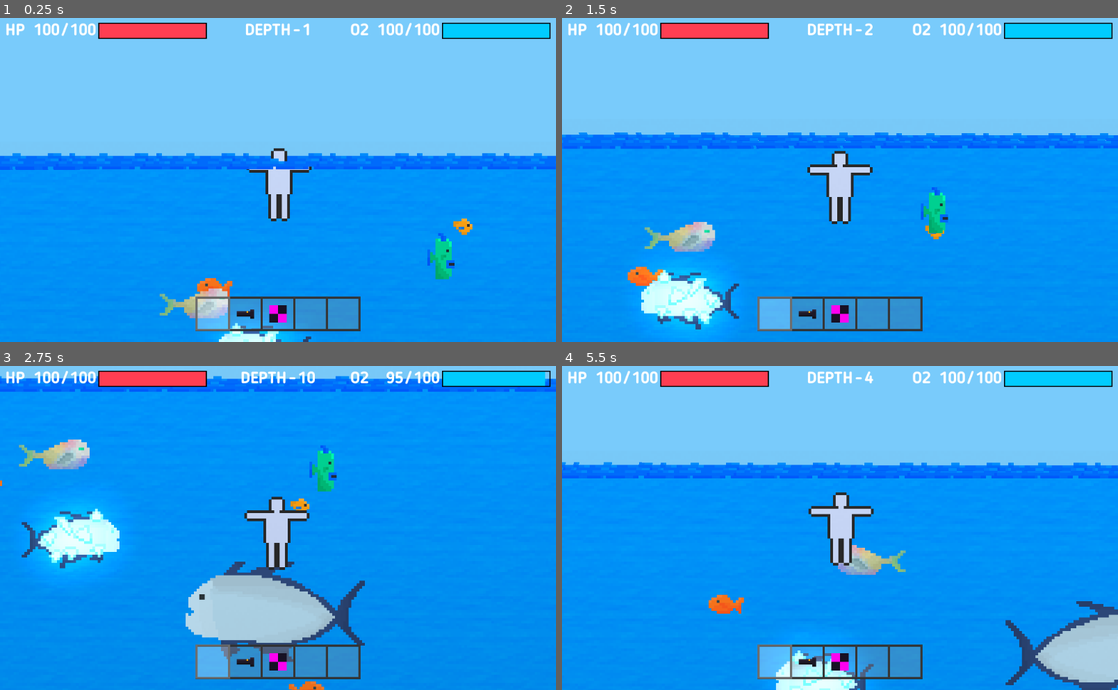
Above: before the commit, frames 1-4 (two rows, left to right).
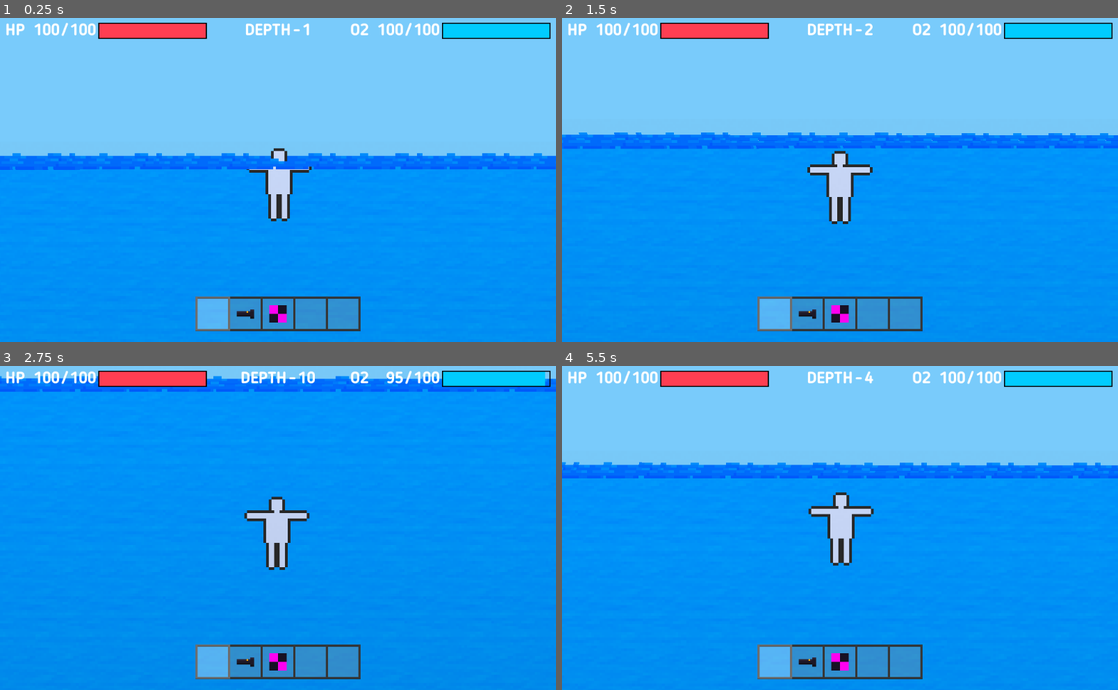
Above: after the commit, the same moments.

Repository: eliaperantoni/fisherman
Game: Godot game, scene res://scenes/main/Main.tscn
Two runs of this game, one before a commit and one after it. Both use one fixed random seed, a clock stepped at 60 frames per second and the inputs below.
Inputs (mouse positions are in pixels of both pictures, inside the frame that each line leads up to):
- Up to frame 1 (0.25 s): no input
- Up to frame 2 (1.5 s): tap Enter at 0.5 s; move the mouse to (962, 163) at 0.52 s; hold Right (ui_right) 0.53-1.28 s; click (962, 163) at 0.6 s; move the mouse to (728, 196) at 1.27 s; hold Down (ui_down) from 1.28 s (still down); tap Shift at 1.35 s
- Up to frame 3 (2.75 s): move the mouse to (333, 456) at 2.02 s; release Down (ui_down) at 2.03 s; hold Right (ui_right) from 2.03 s (still down); tap 1 at 2.1 s
- Up to frame 4 (5.5 s): move the mouse to (812, 592) at 2.77 s; release Right (ui_right) at 2.78 s; hold Up (ui_up) 2.78-3.53 s; tap 5 at 2.85 s; move the mouse to (1006, 576) at 3.52 s; hold Left (ui_left) 3.53-5.03 s; click (1006, 576) at 3.6 s; move the mouse to (673, 479) at 4.27 s; tap Shift at 4.35 s; move the mouse to (867, 528) at 5.02 s; hold Down (ui_down) from 5.03 s (still down); tap 1 at 5.1 s

The runs differ from the first frame. In frame 1, 2.2% of the frame differs, in the area x 28-85%, y 61-100%; in frame 2, 4.1%; in frame 3, 9.7%, in the area x 0-66%, y 22-100%; in frame 4, 5.6%.

Commit message:
Fish spawn density curve

Diff:
--- a/scenes/main/Main.tscn
+++ b/scenes/main/Main.tscn
@@ -76,7 +76,7 @@
 "_edit_lock_": true
 }
 scenes = [ ExtResource( 13 ), ExtResource( 19 ), ExtResource( 16 ), ExtResource( 15 ), ExtResource( 20 ), ExtResource( 18 ), ExtResource( 17 ), ExtResource( 14 ), ExtResource( 21 ) ]
-initial_spawn_amount = 1000
+initial_spawn_amount = 100
 
 [node name="SurfaceBack" type="Sprite" parent="."]
 material = ExtResource( 10 )
--- a/scenes/main/spawner.gd
+++ b/scenes/main/spawner.gd
@@ -4,20 +4,34 @@
 
 export var initial_spawn_amount: int
 
+export var spawn_range_from = 10
+export var spawn_range_to = 2700
+
 func _ready():
 	randomize()
 
-	for i in initial_spawn_amount:
-		_spawn_random_fish(_generate_random_coords())
+	var spawned = 0
+	while spawned < initial_spawn_amount:
+		if try_spawning_random_fish(generate_random_coords()):
+			spawned += 1
 
-func _spawn_random_fish(at: Vector2):
+func try_spawning_random_fish(at: Vector2) -> bool:
 	var scene = scenes[randi() % scenes.size()]
-	var instance: Node2D = scene.instance()
+	var instance = scene.instance()
+
+	if randf() > instance.spawn_curve.interpolate(y_to_0_1_range(at.y)):
+		return false
+
 	instance.position = at
 	instance.add_to_group("fish")
 	add_child(instance)
 
-func _generate_random_coords() -> Vector2:
+	return true
+
+func generate_random_coords() -> Vector2:
 	var x = rand_range(-600, 600)
-	var y = rand_range(10, 2700)
+	var y = rand_range(spawn_range_from, spawn_range_to)
 	return Vector2(x, y)
+
+func y_to_0_1_range(y):
+	return (y - spawn_range_from)/(spawn_range_to - spawn_range_from)
--- a/scenes/mobs/FishCarangoCrystal.tscn
+++ b/scenes/mobs/FishCarangoCrystal.tscn
@@ -1,11 +1,14 @@
-[gd_scene load_steps=4 format=2]
+[gd_scene load_steps=5 format=2]
 
 [ext_resource path="res://scenes/mobs/FishPassive.tscn" type="PackedScene" id=1]
 [ext_resource path="res://scenes/mobs/assets/fish_carango_crystal.png" type="Texture" id=2]
 [ext_resource path="res://scenes/mobs/assets/fish_carango_crystal_emission.png" type="Texture" id=3]
 
+[sub_resource type="Curve" id=1]
+_data = [ Vector2( 0.50654, 0 ), 0.0, 6.62607, 0, 0, Vector2( 1, 1 ), 0.0, 0.0, 0, 0 ]
+
 [node name="RigidBody" instance=ExtResource( 1 )]
-color = Color( 0.494118, 1, 1, 1 )
+spawn_curve = SubResource( 1 )
 size = 20
 
 [node name="Sprite" parent="." index="0"]
--- a/scenes/mobs/FishPassive.tscn
+++ b/scenes/mobs/FishPassive.tscn
@@ -1,9 +1,12 @@
-[gd_scene load_steps=4 format=2]
+[gd_scene load_steps=5 format=2]
 
 [ext_resource path="res://scenes/mobs/fish_passive_controller.gd" type="Script" id=1]
 [ext_resource path="res://scenes/mobs/assets/fish1.png" type="Texture" id=3]
 
-[sub_resource type="CircleShape2D" id=1]
+[sub_resource type="Curve" id=1]
+_data = [ Vector2( 0, 0 ), 0.0, 0.0, 0, 0, Vector2( 0.0856124, 1 ), 0.0, 0.0, 0, 0, Vector2( 0.192628, 0 ), 0.0, 0.0, 0, 0, Vector2( 1, 0 ), 0.0, 0.0, 0, 0 ]
+
+[sub_resource type="CircleShape2D" id=2]
 radius = 4.6852
 
 [node name="RigidBody" type="RigidBody2D"]
@@ -12,6 +15,7 @@
 mode = 2
 gravity_scale = 0.0
 script = ExtResource( 1 )
+spawn_curve = SubResource( 1 )
 
 [node name="Sprite" type="Sprite" parent="."]
 texture = ExtResource( 3 )
--- a/scenes/mobs/fish_passive_controller.gd
+++ b/scenes/mobs/fish_passive_controller.gd
@@ -10,6 +10,8 @@
 export var min_impulse_multiplier = 50
 export var max_impulse_multiplier = 100
 var impulse_multiplier: float
+
+export (Curve) var spawn_curve: Curve
 
 export var min_change_trip = 1
 export var max_change_trip = 5
Not shown: 1 places in scenes/mobs/FishPassive.tscn that only renumber resources
